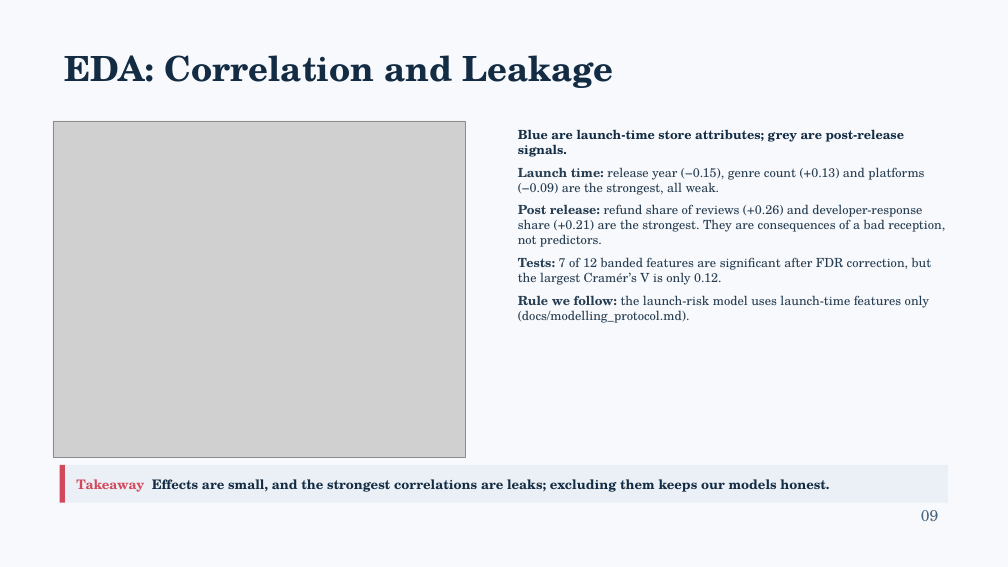
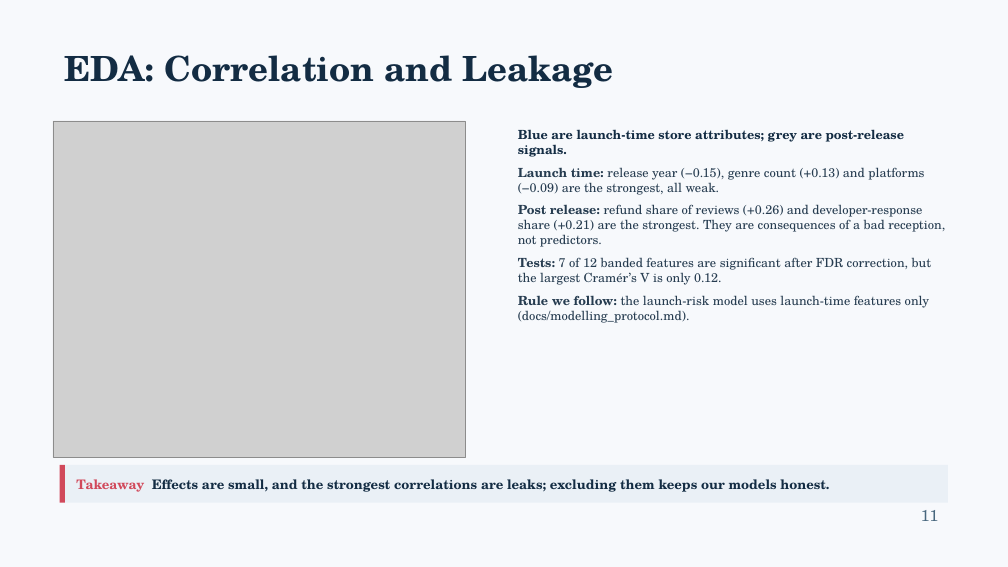
Before and after one commit to Shan713/IndieGuard, a slide deck: slide 11 of slides/review1.pptx (slide 9 before the commit). Drawn at 1008x567 pixels with LibreOffice and Linux fonts; fonts in the diff are those of the drawing; grey boxes stand for pictures. Boxes give left, top, right and bottom in pixels: in the first picture for what was removed or moved away, otherwise in the second. Text is boxed around its words. In the diff, an @@ line names an element or a change of style, - is before the commit and + after.

```diff
--- a/slides/review1.pptx
+++ b/slides/review1.pptx
@@ text at (x1=921, y1=510, x2=939, y2=521): text changed @@
-09
+11
```
Also in this commit, not shown: 13 other slides changed, 2 slides added.
